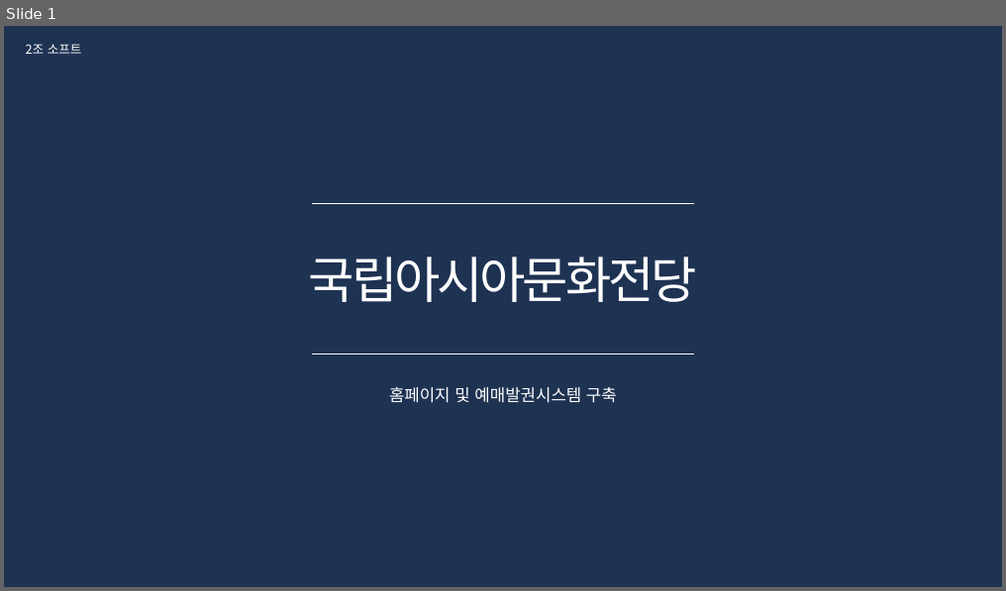
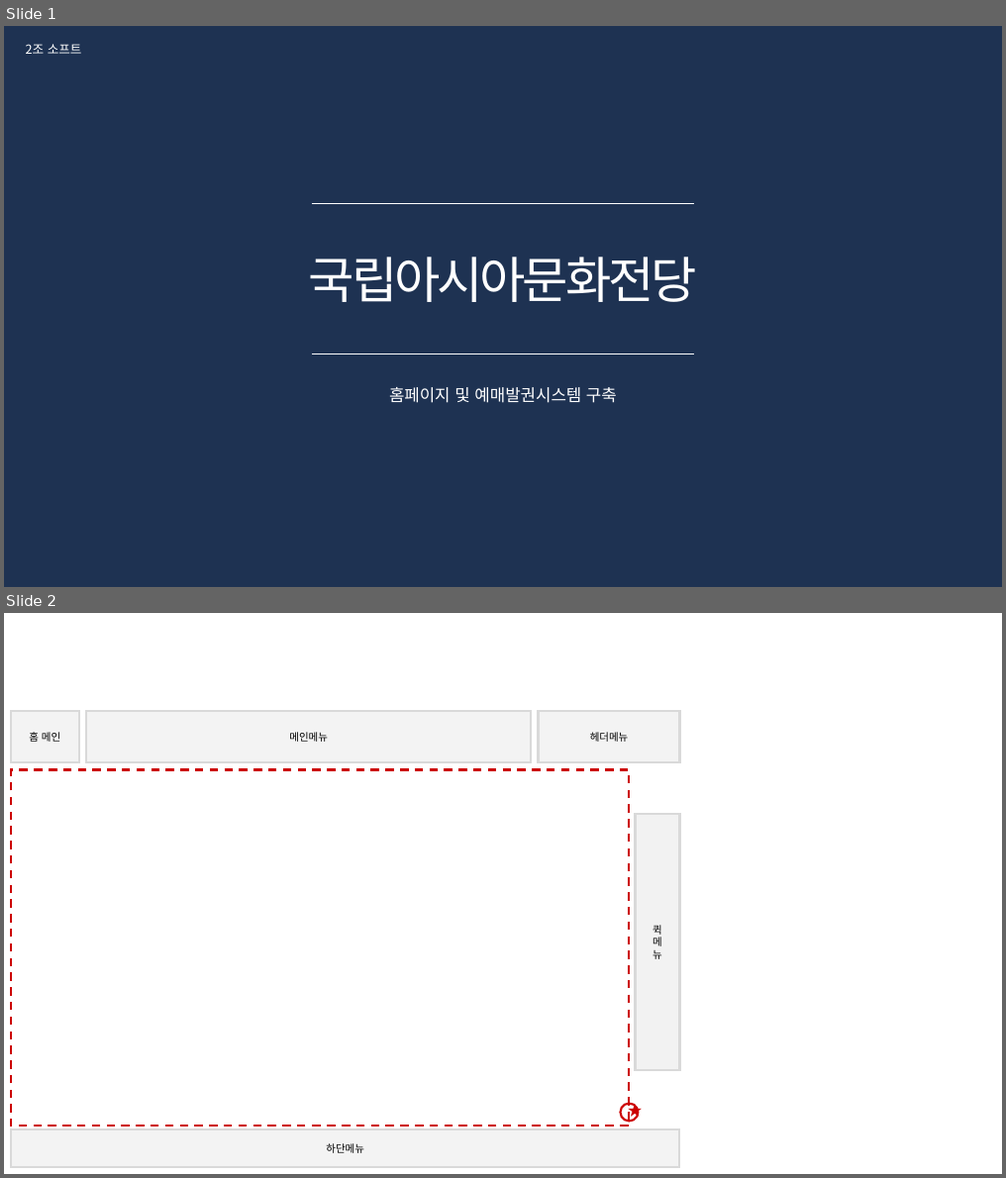
Before and after one commit to HTKzz/HALO, a slide deck: 프로젝트/설계 단계 계획서/ACC_화면정의서.pptx. Shown one above the other, each under a label of ours: slide 1 before the commit, slides 1 and 2 after it. The pictures are 1006x591 and 1006x1178 pixels, drawn with LibreOffice and Linux fonts; fonts in the diff are those of the drawing; background and template pictures are left out. Boxes give left, top, right and bottom in pixels: in the first picture for what was removed or moved away, otherwise in the second. Text is boxed around its words. In the diff, an @@ line names an element or a change of style, - is before the commit and + after.

```diff
--- a/프로젝트/설계 단계 계획서/ACC_화면정의서.pptx
+++ b/프로젝트/설계 단계 계획서/ACC_화면정의서.pptx
@@ slide 2 added at [4,613,1002,1174], background #FFFFFF @@
@@ rectangle added at [11,711,79,763], fill #D9D9D9 at 30% opacity, outline #D9D9D9 2 pt, 10 pt, text #000000 @@
+홈 메인
@@ rectangle added at [86,711,531,762], fill #D9D9D9 at 30% opacity, outline #D9D9D9 2 pt, 10 pt, text #000000 @@
+메인메뉴
@@ rectangle added at [539,711,680,762], fill #D9D9D9 at 30% opacity, outline #D9D9D9 2 pt, 10 pt, text #000000 @@
+헤더메뉴
@@ rectangle added at [11,770,629,1127], outline #CC0000 2 pt dashed @@
@@ rectangle added at [635,814,680,1070], fill #BFBFBF at 20% opacity, outline #D9D9D9 2 pt, 10 pt, text #000000 @@
+퀵
+메
+뉴
@@ ellipse added at [620,1104,638,1122], fill #FFFFFF, outline #CC0000 2 pt @@
@@ text added at [620,1098,638,1124], 14 pt, text #CC0000 @@
+★
@@ rectangle added at [11,1130,680,1167], fill #D9D9D9 at 30% opacity, outline #D9D9D9 2 pt, 10 pt, text #000000 @@
+하단메뉴
```
Also in this commit, not shown: 25 slides changed, 2 other slides added, 10 slides removed, 19 other files.
